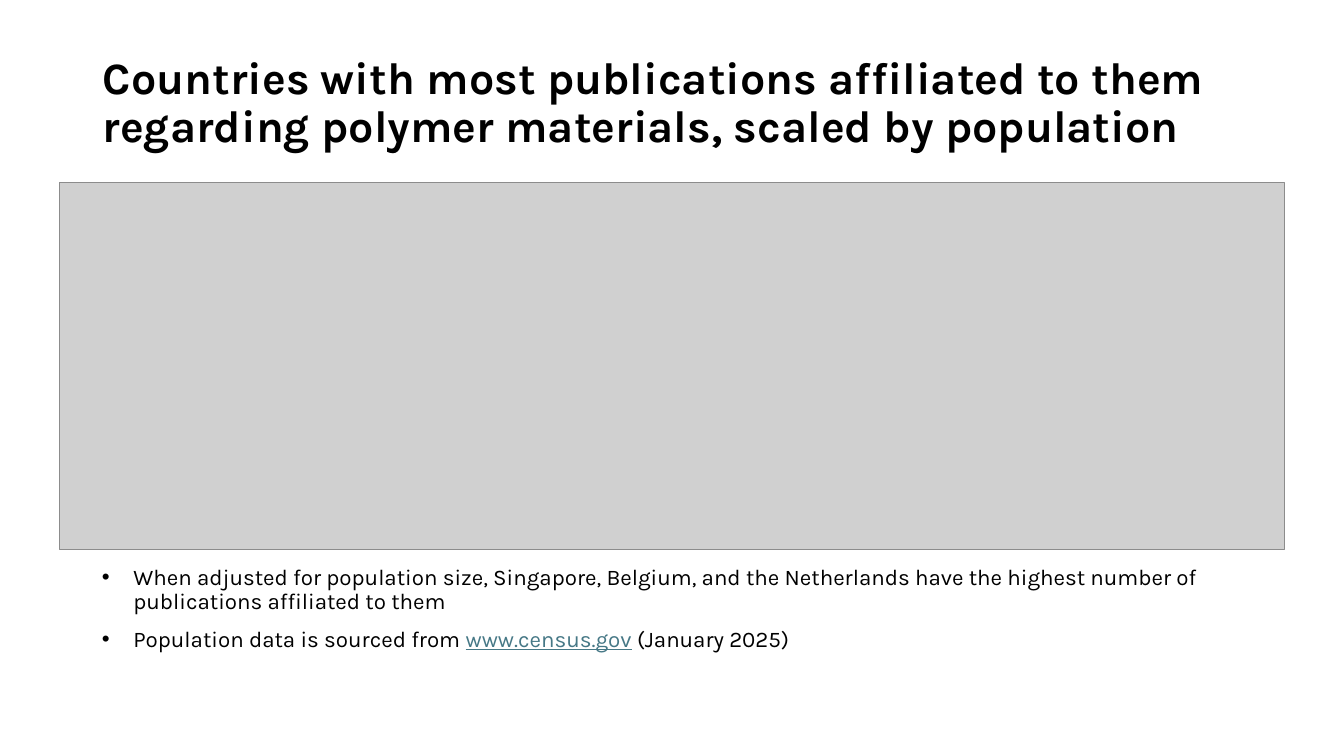
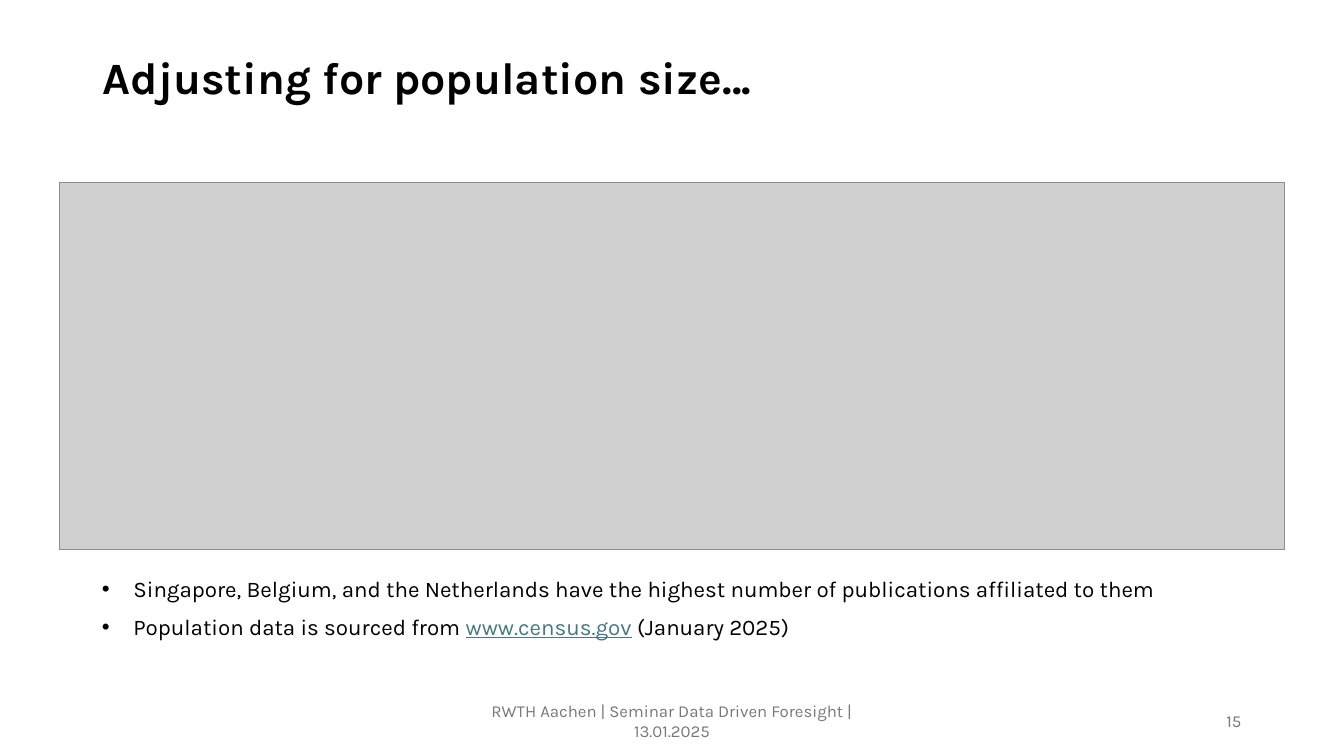
Before and after one commit to GMPuntigam/DataDrivenForesight, a slide deck: slide 15 of presentation/DataDrivenForesight.pptx (slide 16 before the commit). Drawn at 1344x756 pixels with LibreOffice and Linux fonts; fonts in the diff are those of the drawing; grey boxes stand for pictures. Boxes give left, top, right and bottom in pixels: in the first picture for what was removed or moved away, otherwise in the second. Text is boxed around its words. In the diff, an @@ line names an element or a change of style, - is before the commit and + after.

```diff
--- a/presentation/DataDrivenForesight.pptx
+++ b/presentation/DataDrivenForesight.pptx
@@ title at (x1=103, y1=62, x2=751, y2=105): text changed @@
-Countries with most publications affiliated to them regarding polymer materials, scaled by population
+Adjusting for population size...
@@ text at (x1=133, y1=581, x2=1154, y2=603): text changed @@
-• When adjusted for population size, Singapore, Belgium, and the Netherlands have the highest number of publications affiliated to them
+• Singapore, Belgium, and the Netherlands have the highest number of publications affiliated to them
@@ text added at (x1=491, y1=705, x2=843, y2=737), 12 pt, text #797979 @@
+RWTH Aachen | Seminar Data Driven Foresight | 13.01.2025
@@ page number added at (x1=1226, y1=716, x2=1241, y2=727), 12 pt, text #797979 @@
+15
```
Also in this commit, not shown: 17 other slides changed, 3 slides added, 2 slides removed, 1 other file.
